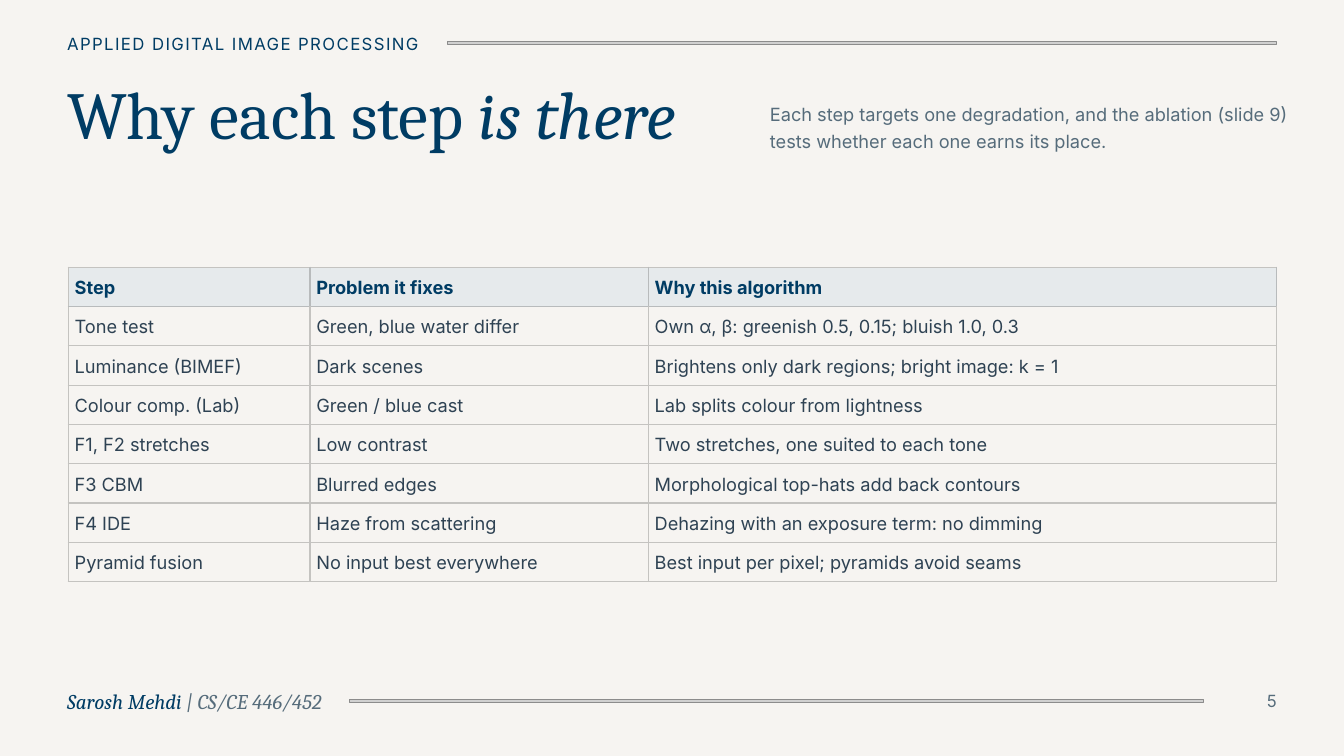
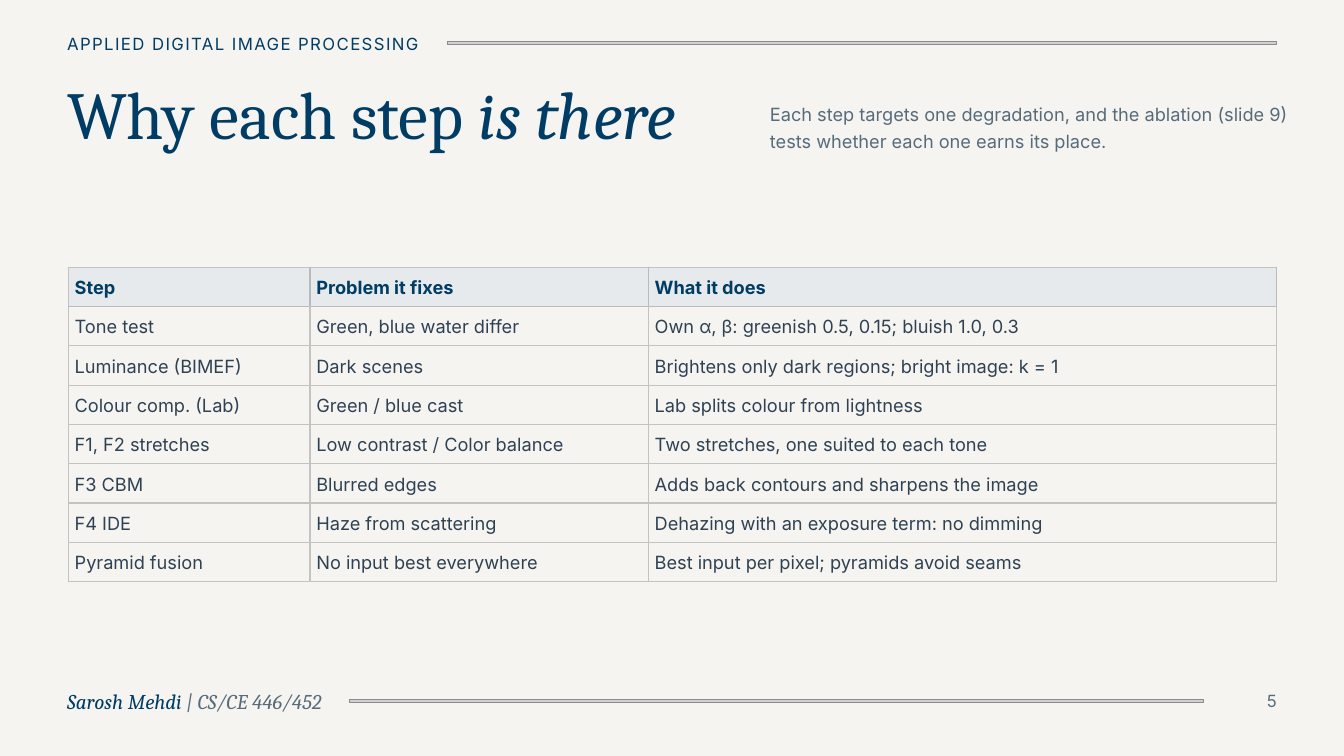
Before and after one commit to SaroshMehdi/adip_cdef_replication, a slide deck: slide 4 of CDEF Replication Interim Presentation II (updated).pptx (slide 5 before the commit). Drawn at 1344x756 pixels with LibreOffice and Linux fonts; fonts in the diff are those of the drawing; grey boxes stand for pictures. Boxes give left, top, right and bottom in pixels: in the first picture for what was removed or moved away, otherwise in the second. Text is boxed around its words. In the diff, an @@ line names an element or a change of style, - is before the commit and + after.

```diff
--- a/CDEF Replication Interim Presentation II (updated).pptx
+++ b/CDEF Replication Interim Presentation II (updated).pptx
@@ table at [69, 267, 1277, 582] @@
-row 1, column 3: Why this algorithm
+row 1, column 3: What it does
-row 5, column 2: Low contrast
+row 5, column 2: Low contrast / Color balance
-row 6, column 3: Morphological top-hats add back contours
+row 6, column 3: Adds back contours and sharpens the image
```
Also in this commit, not shown: 4 other slides changed, 1 slide removed, 58 other files.
